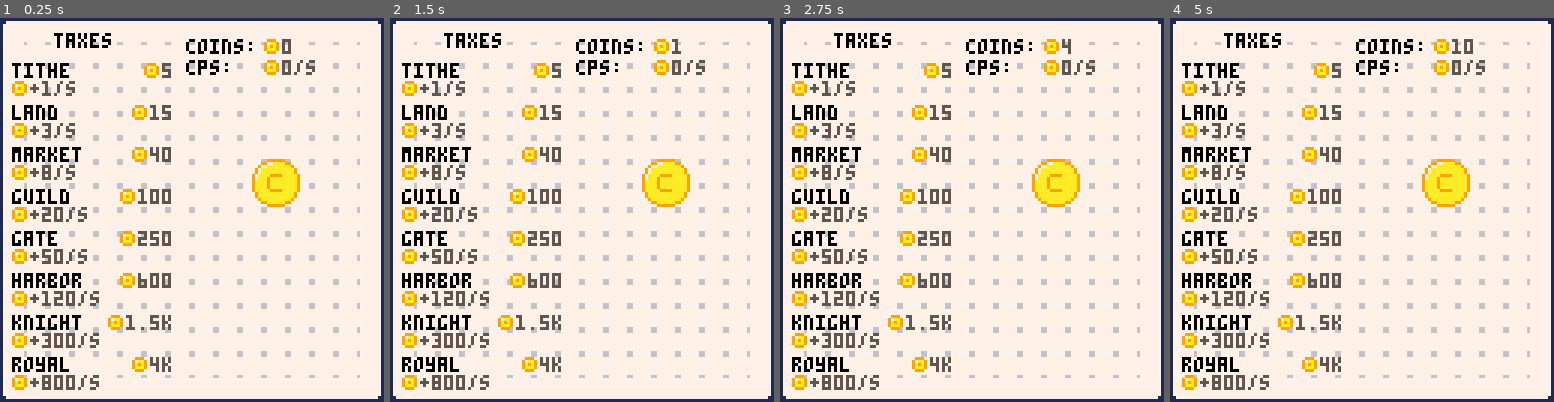
Above: before the commit, frames 1-4 (left to right).
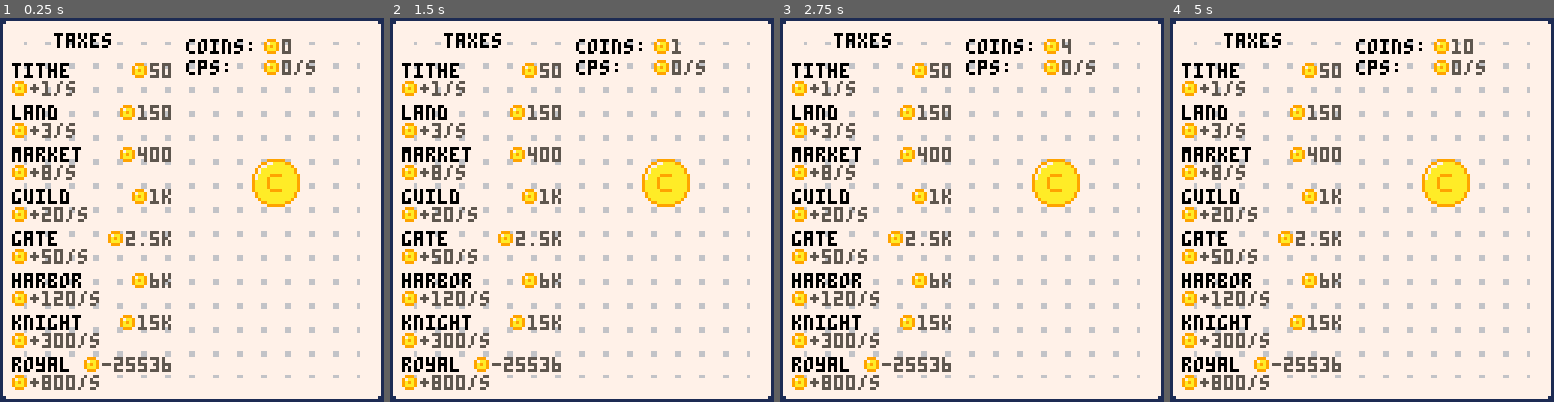
Above: after the commit, the same moments.

Repository: miraficus/Pico8
Game: PICO-8 cartridge click.p8
The game is run twice, just before and just after one commit, with the same random seed, the same clock (stepped at 60 frames per second) and the same inputs.
Inputs:
- Up to frame 1 (0.25 s): no input
- Up to frame 2 (1.5 s): tap O (Z key) at 0.7 s
- Up to frame 3 (2.75 s): tap O (Z key) at 1.7, 2.1, 2.5 s
- Up to frame 4 (5 s): tap O (Z key) every 0.4 s from 2.9 to 4.9 s

The runs differ from the first frame. In frame 1, 2.3% of the frame differs, in the area x 21-45%, y 11-93%; in frame 2, 2.3%; in frame 3, 2.3%; in frame 4, 2.3%.

Commit message:
Update prices and score increment values

Diff:
--- a/click.p8
+++ b/click.p8
@@ -43,6 +43,7 @@
  if debug_click==0 then
   if o and not prev_o then
    score=score+1
+   sfx(1)
   end
  elseif debug_click==1 then
   if btn(🅾️) then
@@ -174,21 +175,21 @@
 -- strings & prices
 function prices()
  up_scale=10
- up1=5
+ up1=50
  ucps1=1
- up2=15
+ up2=150
  ucps2=3
- up3=40
+ up3=400
  ucps3=8
- up4=100
+ up4=1000
  ucps4=20
- up5=250
+ up5=2500
  ucps5=50
- up6=600
+ up6=6000
  ucps6=120
- up7=1500
+ up7=15000
  ucps7=300
- up8=4000
+ up8=40000
  ucps8=800
 
 end
Not shown, changed: the sound effects (__sfx__) section of click.p8
